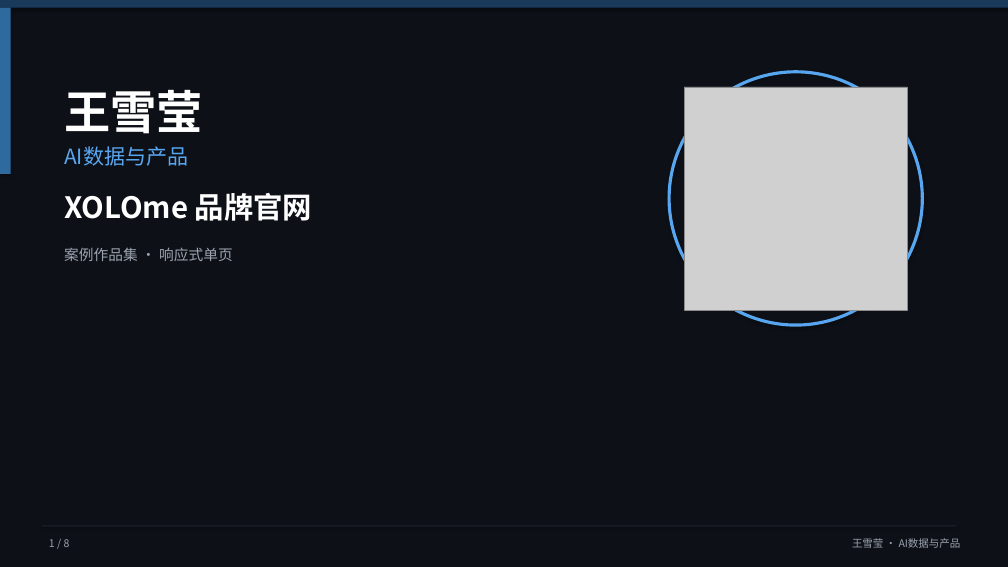
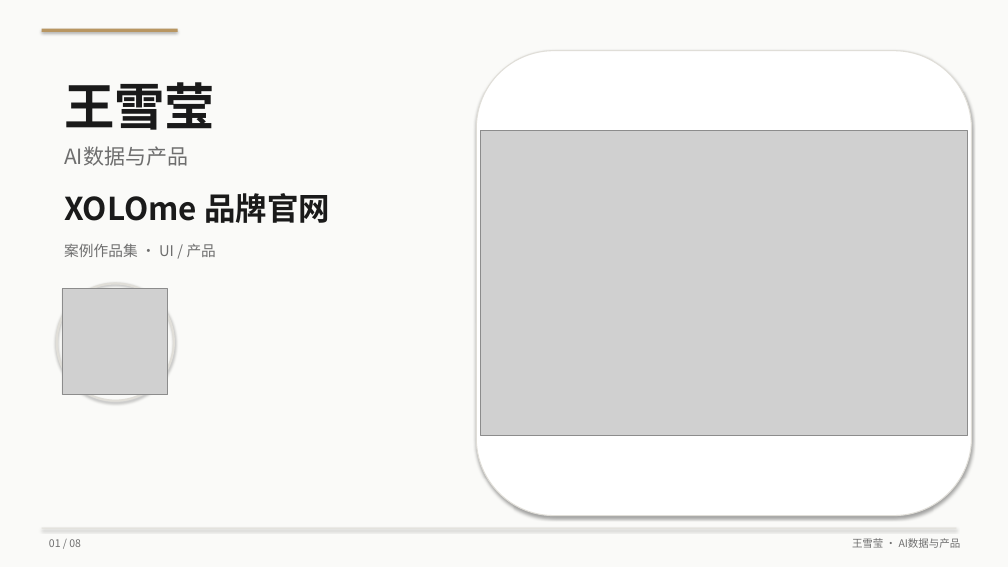
Before and after one commit to HSDCT1230/hsdct, a slide deck: slide 1 of portfolio/xolome-portfolio.pptx. Drawn at 1008x567 pixels with LibreOffice and Linux fonts; fonts in the diff are those of the drawing; grey boxes stand for pictures; background and template pictures are left out. Boxes give left, top, right and bottom in pixels: in the first picture for what was removed or moved away, otherwise in the second. Text is boxed around its words. In the diff, an @@ line names an element or a change of style, - is before the commit and + after.

```diff
--- a/portfolio/xolome-portfolio.pptx
+++ b/portfolio/xolome-portfolio.pptx
@@ background picture (left out) to #FAFAF8 @@
@@ rectangle at [0, 0, 1008, 567]: fill #0D1117 to #FAFAF8 @@
@@ rectangle removed at [0, 0, 560, 567] @@
@@ rectangle removed at [0, 0, 1008, 8] @@
@@ rectangle removed at [0, 8, 11, 174] @@
@@ rectangle added at [42, 29, 178, 32], fill #B89662 @@
@@ rounded rectangle added at [476, 51, 972, 516], fill #FFFFFF, outline #E0DED8 1 pt @@
@@ text "王雪莹": place and size @@
-text "王雪莹" at [64, 90, 203, 134]
+text "王雪莹" at [64, 82, 215, 130]
@@ text "王雪莹" at [64, 82, 215, 130]: size 44 to 48 pt, text colour #FFFFFF to #1A1A1A @@
@@ ellipse removed at [669, 72, 923, 325] @@
@@ picture removed at [684, 87, 907, 310] @@
@@ text "AI数据与产品" at [64, 146, 188, 166]: text colour #59A6F0 to #6E6E6E @@
@@ picture added at [480, 131, 968, 436] @@
@@ text "XOLOme 品牌官网" at [64, 193, 330, 223]: size 28 to 30 pt, text colour #FFFFFF to #1A1A1A @@
@@ text at [64, 244, 216, 257]: text changed; text colour #9CA3AF to #6E6E6E @@
-案例作品集 · 响应式单页
+案例作品集 · UI / 产品
@@ ellipse added at [57, 284, 174, 401], outline #E0DED8 2 pt @@
@@ picture added at [62, 289, 168, 395] @@
@@ rectangle at [42, 528, 957, 529]: fill #1C2430 to #E0DED8 @@
@@ text removed at [49, 539, 70, 547] @@
-1 / 8
@@ text added at [49, 539, 81, 547], 10 pt, text #6E6E6E @@
+01 / 08
@@ text "王雪莹 · AI数据与产品" at [852, 538, 961, 548]: text colour #9CA3AF to #6E6E6E @@
```
Also in this commit, not shown: 7 other slides changed, 1 other file.
